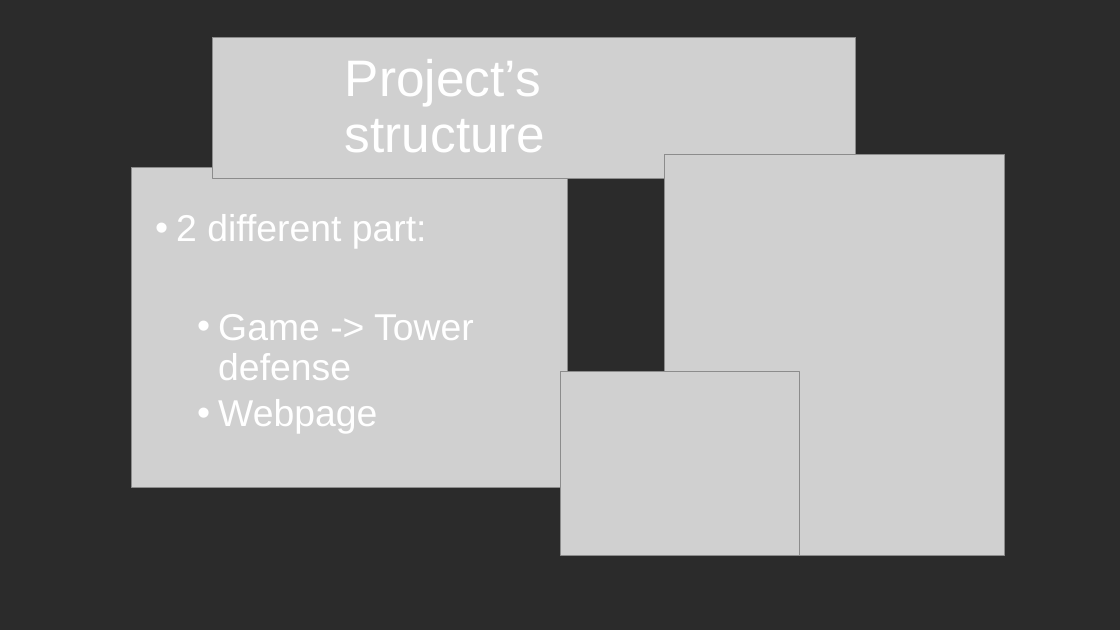
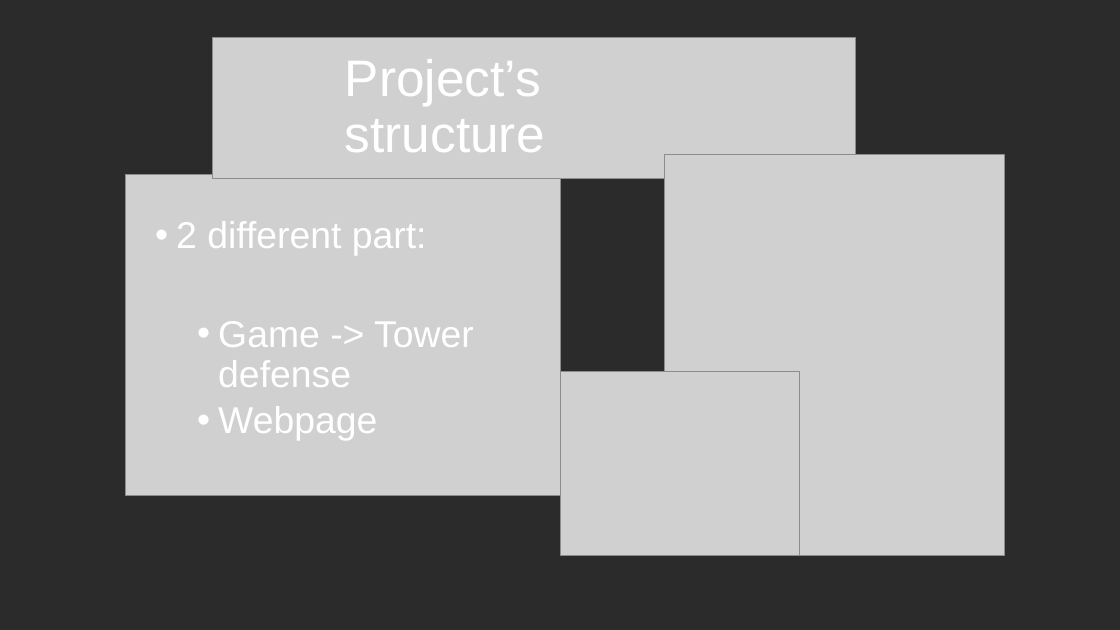
Before and after one commit to Mordsz/Vizsga, a slide deck: slide 5 of TidesOfEnvy.pptx (slide 6 before the commit). Drawn at 1120x630 pixels with LibreOffice and Linux fonts; fonts in the diff are those of the drawing; grey boxes stand for pictures; background and template pictures are left out; a plain dark background stands for a picture behind light text. Boxes give left, top, right and bottom in pixels: in the first picture for what was removed or moved away, otherwise in the second. Text is boxed around its words. In the diff, an @@ line names an element or a change of style, - is before the commit and + after.

```diff
--- a/TidesOfEnvy.pptx
+++ b/TidesOfEnvy.pptx
@@ picture: place and size @@
-picture at <box>132,167,567,488</box>
+picture at <box>126,175,561,496</box>
@@ text "2 different part:": place and size @@
-text "2 different part:" at <box>176,214,474,433</box>
+text "2 different part:" at <box>176,221,474,440</box>
```
Also in this commit, not shown: 11 other slides changed, 10 slides added, 10 slides removed.
